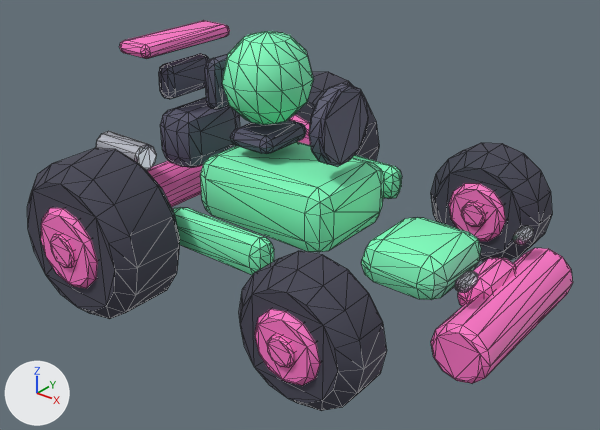
The glTF model public/modelos/kart.glb, before and after one commit.
Camera for both pictures: a 50 mm lens placed at (48.5, -61.7, 45.2), pointed at (1.1, -2.4, 8.4). Arrows for +X, +Y and +Z are at lower left; the lights stay in place. The picture after the commit comes second. Mesh edges are drawn as thin lines. Vertices at exactly the same position are counted once.

Objects in the first picture: 'Cuerpo', 'RuedaDD', 'RuedaDI', 'RuedaTD', 'RuedaTI'.
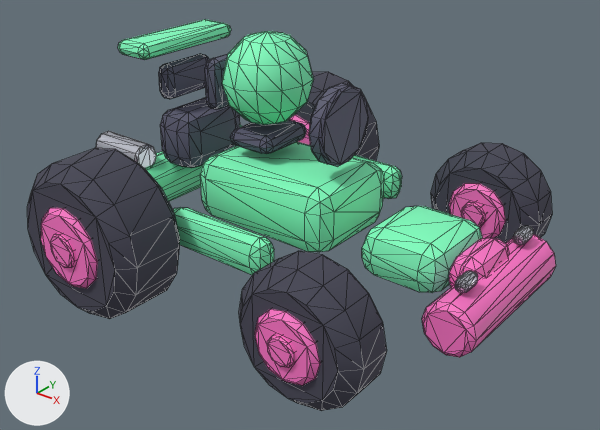
What differs and where, as boxes [x1, y1, x2, y2] in the pictures (600 x 430 px; the box of a moved part takes in the faces that stretch with it):
'Cuerpo', reshaped (7% shorter): before [96, 20, 573, 384]; after [96, 19, 556, 357]
part 1 of me_cube, moved or reshaped: before [147, 161, 203, 207]; after [145, 125, 241, 202]
part 2 of me_cube, moved or reshaped: before [431, 248, 573, 384]; after [422, 234, 556, 357]
part 3 of me_cube, rebuilt: before [361, 217, 481, 300]; after [362, 206, 482, 293]
part 4 of me_cube, rebuilt: before [119, 20, 230, 59]; after [118, 19, 231, 60]
part 5 of me_cube, added (pink): after [449, 238, 509, 287]
part 6 of me_cube, deleted (pink): before [458, 258, 516, 306]

The edits, one by one:
me_cube is used by ob_cuerpo; location (0.0, 0.0, 0.0).
me_cube had 894 vertices, 1716 faces and spanned x -24.5..25.8, y -12.4..12.4, z 1.7..25.8.
me_cube now has 897 vertices, 1722 faces and spans x -24.5..24.1, y -12.4..12.4, z 3.4..25.8.
me_cube part 1: the loose piece of 48 vertices spanning x -22.6..-17.4, y -10.0..10.0, z 2.9..8.1 is scaled about its middle by (1.08, 1.05, 1.08), then moved by (1.5, 0.0, 2.0), in mat_carroceria (green #81ffc0).
me_cube part 2: the loose piece of 48 vertices spanning x 20.2..25.8, y -9.0..9.0, z 1.7..7.3 is scaled about its middle by (0.922, 0.943, 0.922), then moved by (-1.5, 0.0, 1.5).
me_cube part 3: the loose piece of 56 vertices spanning x 9.5..18.5, y -5.0..5.0, z 4.8..9.2 is rebuilt with 56 vertices and now spans x 9.5..18.5, y -5.0..5.0, z 5.5..10.5.
me_cube part 4: the loose piece of 44 vertices spanning x -20.2..-15.8, y -6.5..6.5, z 22.2..23.8 is rebuilt with 47 vertices and now spans x -20.2..-15.8, y -6.8..6.8, z 22.1..23.9, in mat_carroceria (green #81ffc0).
me_cube part 5: a new loose piece of 56 vertices spanning x 18.2..21.8, y -3.8..3.8, z 6.0..10.0, in mat_detalle (pink #ff76c8).
Part 6, on me_cube:
56 vertices are removed from x 19.2..22.8, y -3.8..3.8, z 4.8..8.2.
108 faces are deleted.
